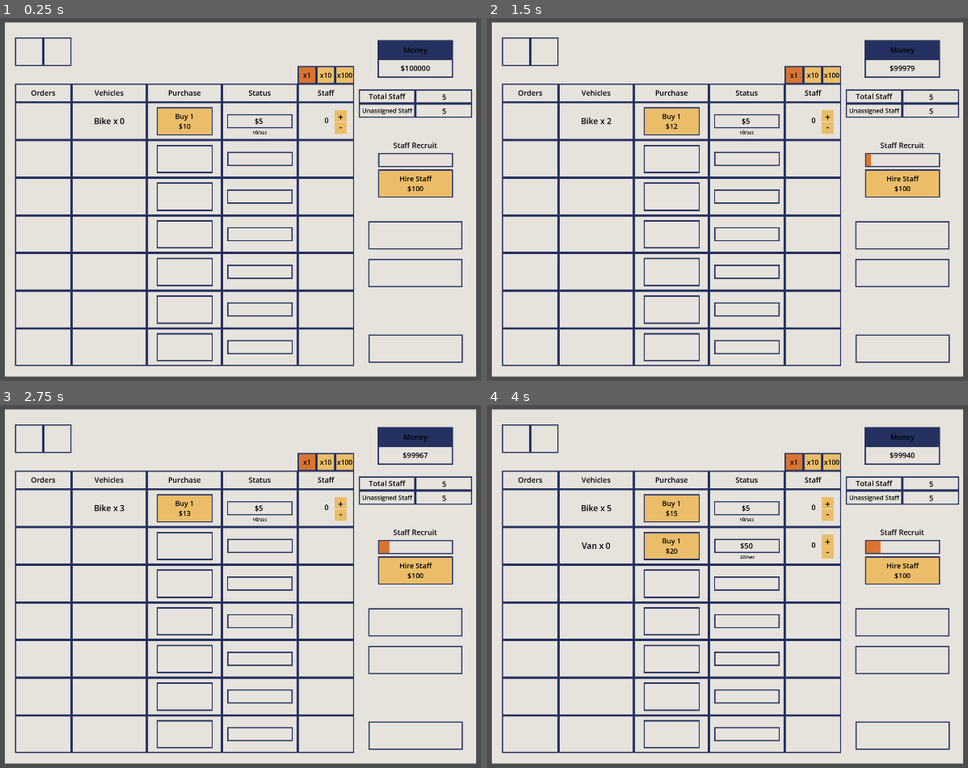
Above: before the commit, frames 1-4 (two rows, left to right).
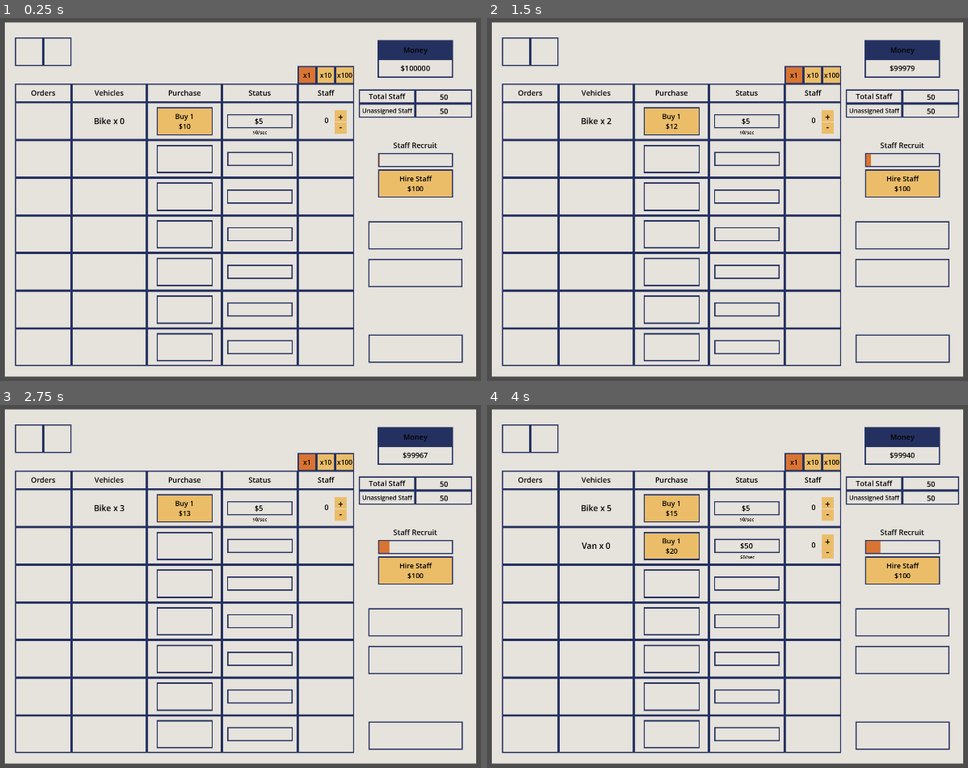
Above: after the commit, the same moments.

Repository: ethan-berkowitz/logistics
Game: Godot game, scene res://scenes/game.tscn
The game is run twice, just before and just after one commit, with the same random seed, the same clock (stepped at 60 frames per second) and the same inputs.
Inputs:
- Up to frame 1 (0.25 s): no input
- Up to frame 2 (1.5 s): click "Buy 1 $10" at 0.5 s; click "Buy 1 $11" at 1.25 s
- Up to frame 3 (2.75 s): click "Buy 1 $12" at 2 s
- Up to frame 4 (4 s): click "Buy 1 $13" at 2.75 s; click "Buy 1 $14" at 3.5 s

The runs differ from the first frame. In frame 1, less than 0.1% of the frame differs, in the area x 91-94%, y 20-27%; in frame 2, less than 0.1%; in frame 3, less than 0.1%; in frame 4, less than 0.1%.

Commit message:
multiplier works with inc or dec staff for vehicles

Diff:
--- a/scenes/game.tscn
+++ b/scenes/game.tscn
@@ -259,14 +259,14 @@
 offset_top = -320.0
 offset_right = 824.0
 offset_bottom = -280.0
-text = "5"
+text = "50"
 
 [node name="TotalStaff" parent="Main/Staff" instance=ExtResource("5_3bjag")]
 offset_left = 640.0
 offset_top = -368.0
 offset_right = 824.0
 offset_bottom = -328.0
-text = "5"
+text = "50"
 
 [node name="StaffHeader" parent="Main/Staff" instance=ExtResource("2_ojbq5")]
 offset_left = 238.0
--- a/scripts/main.gd
+++ b/scripts/main.gd
@@ -47,7 +47,7 @@
 @onready var portal_staff = $Staff/PortalStaff
 
 var money := 100000
-var buy_mult := 1
+var active_multiplier := 1
 var all_vehicles: Array[Vehicle]
 
 var bike: Vehicle
@@ -58,8 +58,8 @@
 var train: Vehicle
 var portal: Vehicle
 
-var unassigned_staff := 5
-var total_staff := 5
+var unassigned_staff := 50
+var total_staff := 50
 var recruit_status := 0.0
 var recruit_duration := 20.0
 var recruit_duration_inc := 1.13
@@ -113,13 +113,13 @@
 	else:
 		x1_button.button_pressed = false
 		x10_button.button_pressed = false
-	buy_mult = value
-	update_all_vehice_price_with_mult(buy_mult)
+	active_multiplier = value
+	update_all_vehice_price_with_mult(active_multiplier)
 	update_all_vehicle_purchase_text()
 
-func update_all_vehice_price_with_mult(buy_mult):
-	for vehicle in all_vehicles:
-		vehicle.update_price_with_mult(buy_mult)
+func update_all_vehice_price_with_mult(active_multiplier):
+	for vehicle in all_vehicles:
+		vehicle.update_price_with_mult(active_multiplier)
 
 func hire_staff():
 	if money >= hire_staff_price:
@@ -154,17 +154,36 @@
 		vehicle.staff_control.unary_operators.decrement.pressed.connect(vehicle_staff_pressed.bind(vehicle, -1))
 
 func vehicle_staff_pressed(vehicle: Vehicle, value: int):
-	if (value > 0 and unassigned_staff > 0) or (value < 0 and vehicle.staff > 0):
-		vehicle.staff += value
-		unassigned_staff -= value
-		vehicle.update_per_second_label()
-		update_staff_text()
-		update_all_vehicle_staff_text()
+	if ((value == 1 and unassigned_staff >= value * active_multiplier)
+		or (value == -1 and vehicle.staff >= active_multiplier)):
+		vehicle.staff += value * active_multiplier
+		unassigned_staff -= value * active_multiplier
+	elif value == -1 and vehicle.staff > 0:
+		unassigned_staff += vehicle.staff
+		vehicle.staff = 0
+	vehicle.update_per_second_label()
+	update_staff_text()
+	update_all_vehicle_staff_text()
+
+# 	+ something and unassigned staff has that much
+#		+ staff
+#		- unassigned staff
+#		update
+#	- something and staff has that much
+#		- staff
+#		+ unassigned staff
+#		update
+#	- something and staff has greater than 0 but less than something
+#		staff = 0
+#		+ remainder
+#	- something and staff has 0
+#		nothing
+
 
 func vehicle_purchase_pressed(vehicle: Vehicle):
 	if money >= vehicle.price_with_mult:
 		update_money(-vehicle.price_with_mult)
-		vehicle.purchase(buy_mult)
+		vehicle.purchase(active_multiplier)
 		unlock_vehicles()
 
 func update_money(change: int):
@@ -177,7 +196,7 @@
 
 func update_all_vehicle_purchase_text():
 	for vehicle in all_vehicles:
-		vehicle.update_purchase_text(buy_mult)
+		vehicle.update_purchase_text(active_multiplier)
 
 func update_all_vehicle_staff_text():
 	for vehicle in all_vehicles:
